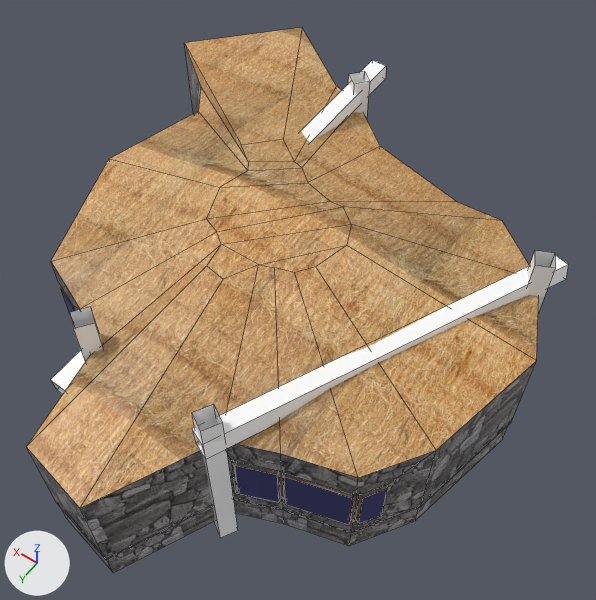
The FBX model Assets/Meshes/Room.fbx as it was, and as the next commit left it.
One viewpoint serves both versions: a camera (50 mm lens) standing at (-1.92, 2.64, 5.04) and looking at (0.0, -0.06, 0.8). Lighting does not change. The marker at lower left points along +X, +Y and +Z. Mesh edges are drawn as thin lines. Where no turn or scale is listed for an object, it has been applied to the vertices.

In view in the first picture: 'Room', 'Wood_Beam', 'Wood_Beam_1', 'Wood_Beam_2', 'Wood_Beam_3', 'pasted__Wood_Beam', 'pasted__Wood_Beam1'.
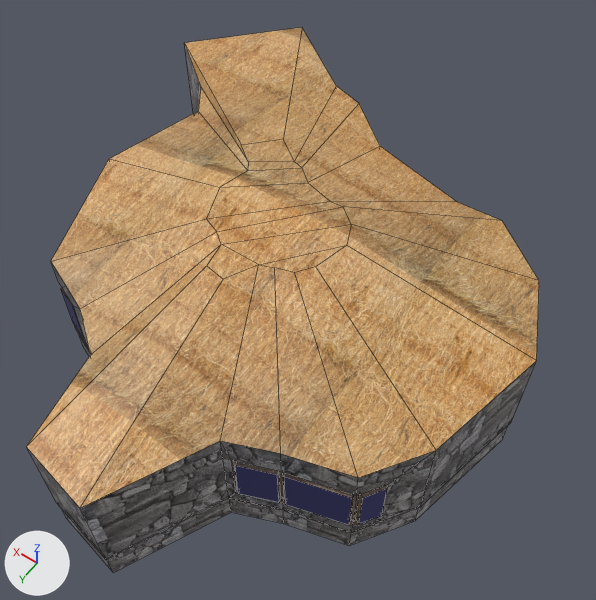
Where the change shows, as pixel boxes [x1, y1, x2, y2] in the pictures (596 x 600 px):
'pasted__Wood_Beam', deleted
    before: [192, 255, 568, 459]
'Wood_Beam_3', deleted
    before: [192, 404, 238, 538]
'pasted__Wood_Beam1', deleted
    before: [51, 60, 386, 394]
'Wood_Beam_2', deleted
    before: [70, 307, 103, 362]
'Wood_Beam', deleted
    before: [528, 250, 555, 313]
'Wood_Beam_1', deleted
    before: [348, 72, 370, 118]

The change, as a list of edits to the scene's bpy script:
```text
Remove ob_wood_beam_3:
    ob_wood_beam_3 = bpy.data.objects.new('Wood_Beam_3', me_mesh_008)
    ob_wood_beam_3.location = (-0.392, 1.251, 0.88)
Remove ob_pasted__wood_beam:
    ob_pasted__wood_beam = bpy.data.objects.new('pasted__Wood_Beam', me_mesh_010)
    ob_pasted__wood_beam.location = (-0.854, 0.232, 1.319)
Remove ob_wood_beam:
    ob_wood_beam = bpy.data.objects.new('Wood_Beam', me_mesh_005)
    ob_wood_beam.location = (-1.285, -0.631, 0.88)
Remove ob_wood_beam_2:
    ob_wood_beam_2 = bpy.data.objects.new('Wood_Beam_2', me_mesh_007)
    ob_wood_beam_2.location = (0.53, 1.167, 0.88)
Remove ob_pasted__wood_beam1:
    ob_pasted__wood_beam1 = bpy.data.objects.new('pasted__Wood_Beam1', me_mesh_009)
    ob_pasted__wood_beam1.location = (0.503, -0.124, 1.281)
Remove ob_wood_beam_1:
    ob_wood_beam_1 = bpy.data.objects.new('Wood_Beam_1', me_mesh_006)
    ob_wood_beam_1.location = (0.446, -1.396, 0.88)
```
